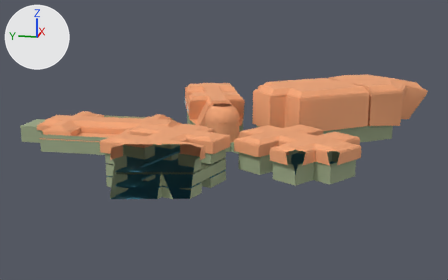
The FBX model Assets/Models/Veterans Models/Veteran Art Museum.FBX: old version first, new version second.
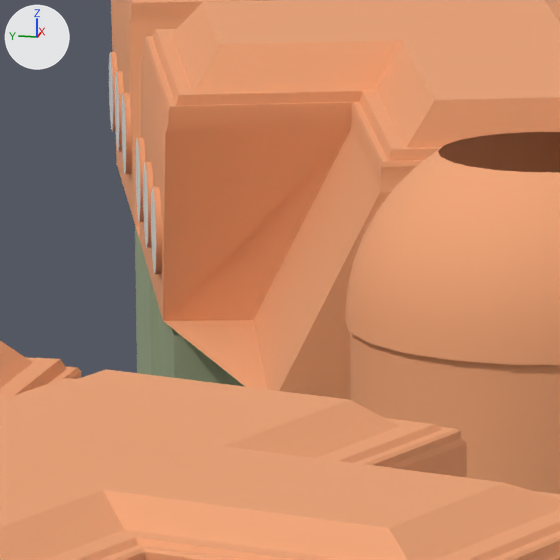
The first picture shows the older version from a 50 mm lens placed at (-520.0, -105.0, 138.0), pointed at (20.0, 3.0, 3.0). The close-ups show both versions on the part from 39% to 50% of the width and 33% to 50% of the height of that picture; other places that the commit changed are outside them. Arrows for +X, +Y and +Z are at upper left; the lights stay in place. Everything nearer to the camera than a plane just in front of the edit is cut away. Where no turn or scale is listed for an object, it has been applied to the vertices. Vertices at the same position are counted once.

Names of what the first close-up shows: 'Box009', 'Capsule001', 'Ceiling', 'Ceiling001', 'Ceiling004', 'rOUND wINDOWS001'.
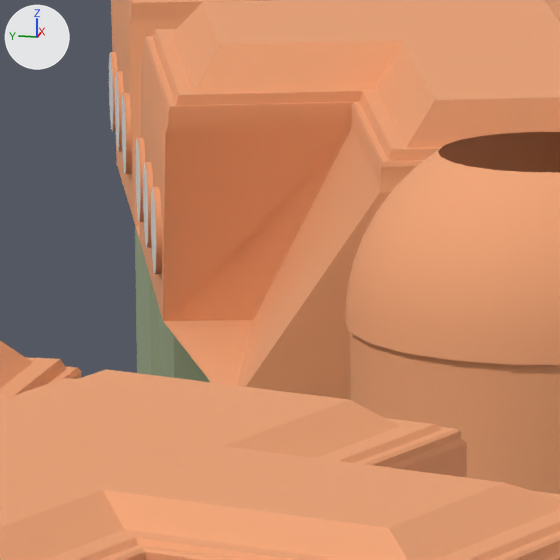
Pixel boxes (x1, y1, x2, y2) of what changed, in the close-ups (560 x 560 px; the box of a moved part takes in the faces that stretch with it):
```json
{"part": 1, "of": "me_mesh_009", "change": "moved or reshaped", "before": [164, 192, 391, 400], "after": [163, 192, 391, 400]}
```

The change, as JSON lines over the scene's bpy script:
```json
{"block": "me_mesh_009", "where": "me_mesh_009.from_pydata(...)  # 1488 vertices, 2392 faces; spans x -70.5..47.4, y -39.4..37.2, z -26.7..11.6"}
{"block": "me_mesh_009", "where": "# used by ob_ceiling004; location = (81.8, 26.17, 27.94)"}
{"block": "me_mesh_009", "change": "me_mesh_009 part 1"}
{"op": "set", "path": "me_mesh_009.vertices[81].co", "old": "(-70.5, -2.1, -11.6)", "new": "(-71.4, 0.8, -11.6)"}
```
